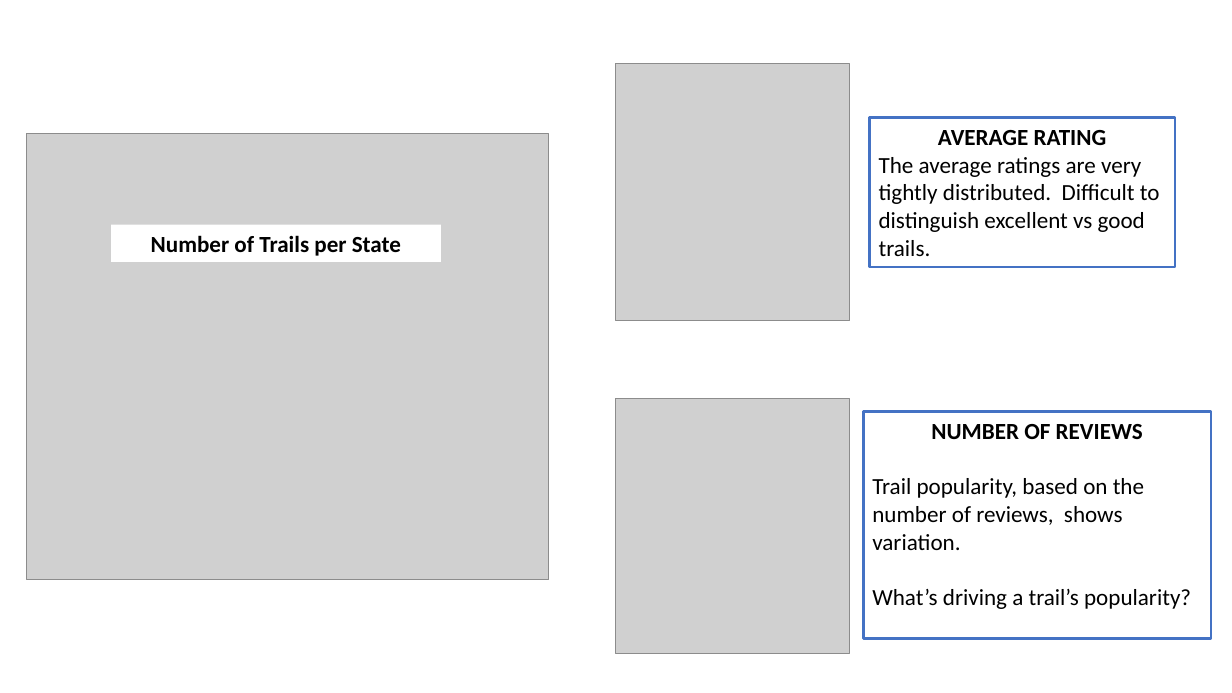
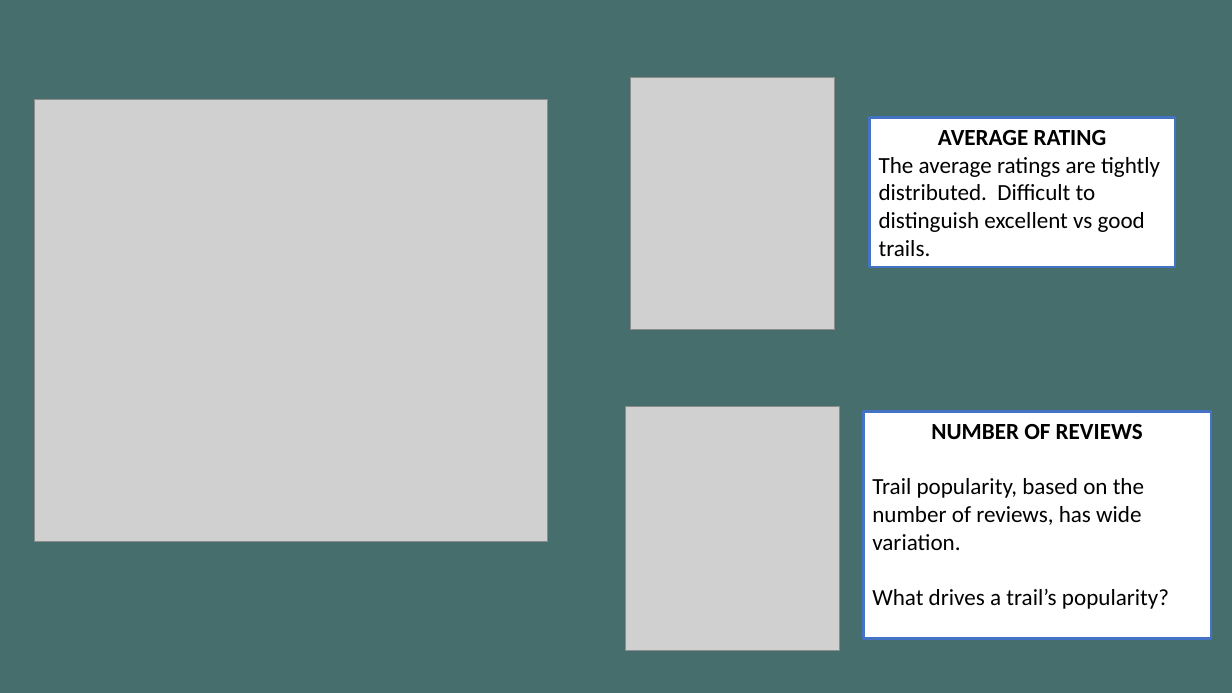
Before and after one commit to jgoeman/Jog-Your-Memory, a slide deck: slide 2 of Our Journey.pptx. Drawn at 1232x693 pixels with LibreOffice and Linux fonts; fonts in the diff are those of the drawing; grey boxes stand for pictures; background and template pictures are left out. Boxes give left, top, right and bottom in pixels: in the first picture for what was removed or moved away, otherwise in the second. Text is boxed around its words. In the diff, an @@ line names an element or a change of style, - is before the commit and + after.

```diff
--- a/Our Journey.pptx
+++ b/Our Journey.pptx
@@ background picture (left out) to #466E6C @@
@@ picture: place and size @@
-picture at [616,64,850,321]
+picture at [630,77,835,329]
@@ picture: place and size @@
-picture at [27,134,549,580]
+picture at [34,100,548,542]
@@ text in rectangle at [879,157,1160,256]: text changed @@
-The average ratings are very tightly distributed. Difficult to distinguish excellent vs good trails.
+The average ratings are tightly distributed. Difficult to distinguish excellent vs good trails.
@@ rectangle removed at [111,225,441,262] @@
-Number of Trails per State
@@ picture: place and size @@
-picture at [616,398,849,653]
+picture at [626,407,839,651]
@@ text in rectangle at [872,478,1169,609]: text changed @@
-Trail popularity, based on the number of reviews, shows variation.
-What’s driving a trail’s popularity?
+Trail popularity, based on the number of reviews, has wide variation.
+What drives a trail’s popularity?
```
Also in this commit, not shown: 1 slide added, 1 slide removed, 8 other files.
